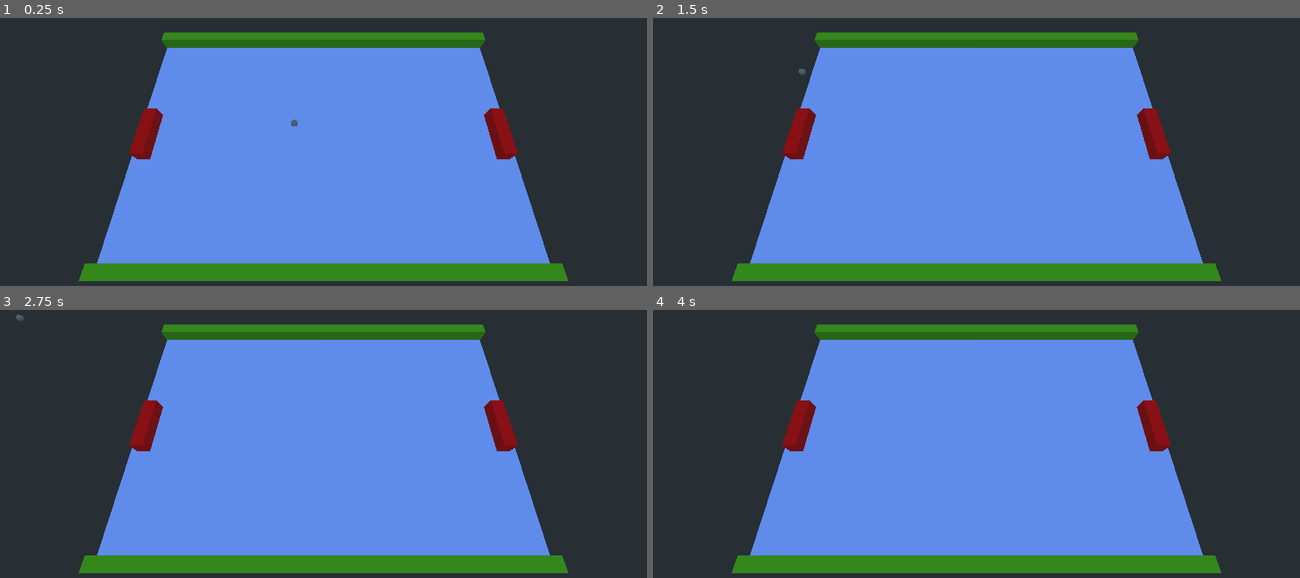
Above: before the commit, frames 1-4 (two rows, left to right).
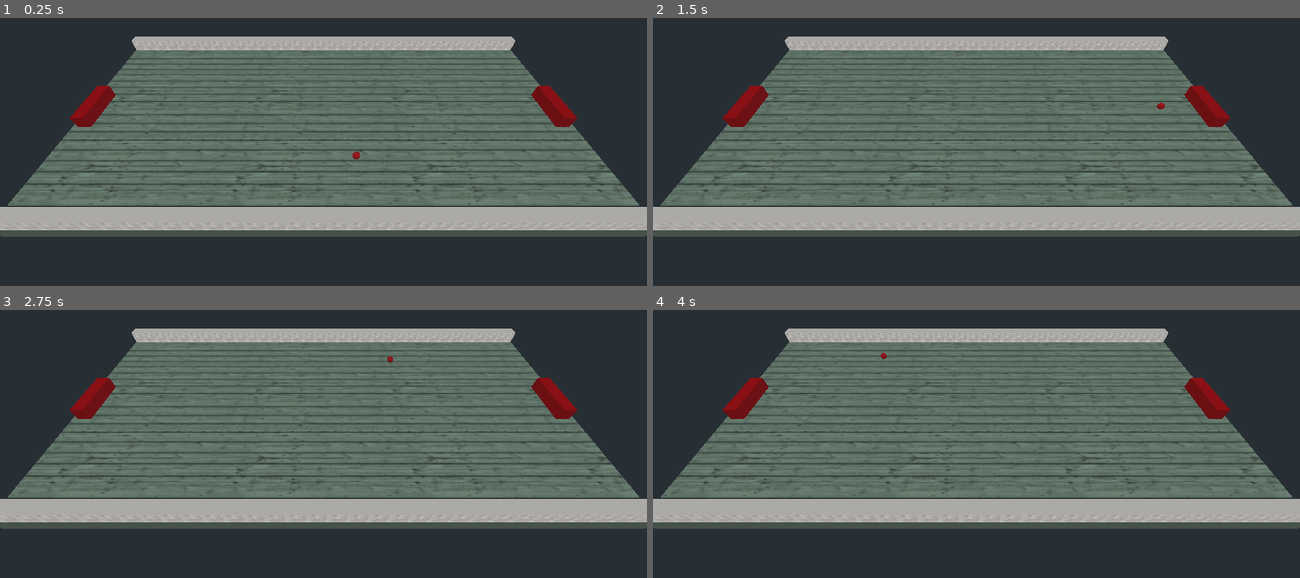
Above: after the commit, the same moments.

Repository: skarjalainen/godot-pong3d
Game: Godot game, scene res://src/Root.tscn
The game is run twice, just before and just after one commit, with the same random seed, the same clock (stepped at 60 frames per second) and the same inputs.
Inputs:
- Up to frame 1 (0.25 s): no input
- Up to frame 2 (1.5 s): tap Enter at 0.5 s; tap Space at 1.25 s
- Up to frame 3 (2.75 s): tap Enter at 2 s
- Up to frame 4 (4 s): tap Space at 3.5 s

The runs differ from the first frame. In frame 1, 72% of the frame differs, in the area x 0-100%, y 5-99%; in frame 2, 72%; in frame 3, 72%, in the area x 0-100%, y 1-99%; in frame 4, 72%.

Commit message:
Add some textures, tweak game play

Diff:
--- a/res/materials/visual/wall.tres
+++ b/res/materials/visual/wall.tres
@@ -1,6 +1,8 @@
-[gd_resource type="SpatialMaterial" format=2]
+[gd_resource type="SpatialMaterial" load_steps=2 format=2]
+
+[ext_resource path="res://res/images/RockWall.jpg" type="Texture" id=1]
 
 [resource]
-albedo_color = Color( 0.32549, 0.647059, 0.0588235, 1 )
-normal_enabled = true
-normal_scale = 1.0
+flags_unshaded = true
+albedo_texture = ExtResource( 1 )
+uv1_scale = Vector3( 100, 2, 1 )
--- a/src/Ball.gd
+++ b/src/Ball.gd
@@ -1,6 +1,10 @@
 extends RigidBody
 
-
+#
 func _integrate_forces(state):
+	# Make ball accelerate on increasing rate
 	state.linear_velocity.x *= 1.001
 	state.linear_velocity.z *= 1.001
+	# Prevent ball from bouncing up, let it fall down from edge
+	if state.linear_velocity.y > 0:
+		state.linear_velocity.y = 0
--- a/src/Players/Player.gd
+++ b/src/Players/Player.gd
@@ -2,7 +2,7 @@
 extends KinematicBody
 
 var velocity = Vector3()
-export var ACCELERATION = 0.3
+export var ACCELERATION = 0.5
 export var player_id = "p1"
 
 
--- a/src/Root.tscn
+++ b/src/Root.tscn
@@ -1,28 +1,32 @@
-[gd_scene load_steps=16 format=2]
+[gd_scene load_steps=17 format=2]
 
 [ext_resource path="res://res/materials/visual/wall.tres" type="Material" id=1]
 [ext_resource path="res://res/materials/physics/bounce.tres" type="PhysicsMaterial" id=2]
 [ext_resource path="res://src/Players/Player.tscn" type="PackedScene" id=3]
 [ext_resource path="res://src/Ball.gd" type="Script" id=4]
+[ext_resource path="res://res/images/WoodPlanks.jpg" type="Texture" id=5]
 
 [sub_resource type="BoxShape" id=1]
-extents = Vector3( 0.5, 0.5, 15 )
+extents = Vector3( 0.5, 0.5, 20 )
 
 [sub_resource type="CubeMesh" id=2]
 material = ExtResource( 1 )
-size = Vector3( 1, 1, 30 )
+size = Vector3( 1, 1, 40 )
 
 [sub_resource type="PhysicsMaterial" id=3]
 friction = 0.0
 
 [sub_resource type="BoxShape" id=4]
-extents = Vector3( 10, 0.5, 15 )
+extents = Vector3( 20, 0.5, 10 )
+
+[sub_resource type="SpatialMaterial" id=12]
+albedo_color = Color( 0.847059, 0.823529, 0.729412, 1 )
+albedo_texture = ExtResource( 5 )
+uv1_scale = Vector3( 10, 5, 0 )
 
 [sub_resource type="CubeMesh" id=5]
-size = Vector3( 21, 1, 30 )
-
-[sub_resource type="SpatialMaterial" id=6]
-albedo_color = Color( 0.588235, 0.662745, 1, 1 )
+material = SubResource( 12 )
+size = Vector3( 40, 1, 21 )
 
 [sub_resource type="PhysicsMaterial" id=7]
 friction = 0.0
@@ -36,8 +40,7 @@
 [sub_resource type="Skin" id=10]
 
 [sub_resource type="SpatialMaterial" id=11]
-albedo_color = Color( 0.623529, 0.623529, 0.623529, 1 )
-metallic = 0.5
+albedo_color = Color( 0.921569, 0.0784314, 0.0784314, 1 )
 
 [node name="Root" type="Spatial"]
 
@@ -68,6 +71,7 @@
 material/0 = null
 
 [node name="Floor" type="StaticBody" parent="Level/Boundaries"]
+transform = Transform( -1.62921e-07, 0, 1, 0, 1, 0, -1, 0, -1.62921e-07, 0, 0, 0 )
 physics_material_override = SubResource( 3 )
 
 [node name="CollisionShape" type="CollisionShape" parent="Level/Boundaries/Floor"]
@@ -75,14 +79,13 @@
 
 [node name="MeshInstance" type="MeshInstance" parent="Level/Boundaries/Floor"]
 mesh = SubResource( 5 )
-material/0 = SubResource( 6 )
+material/0 = null
 
 [node name="Ball" type="RigidBody" parent="Level"]
-transform = Transform( 1, 0, 0, 0, 1, 0, 0, 0, 1, 0, 1, 0 )
+transform = Transform( 1, 0, 0, 0, 1, 0, 0, 0, 1, 6, 1, 0 )
 mass = 91.8367
 physics_material_override = SubResource( 7 )
-axis_lock_linear_y = true
-linear_velocity = Vector3( -4, 0, 10 )
+linear_velocity = Vector3( -4, 0, -10 )
 linear_damp = 0.0
 script = ExtResource( 4 )
 
@@ -96,11 +99,11 @@
 material/0 = SubResource( 11 )
 
 [node name="Player1" parent="Level" instance=ExtResource( 3 )]
-transform = Transform( 1, 0, 0, 0, 1, 0, 0, 0, 1, 0, 1, 14 )
+transform = Transform( 1, 0, 0, 0, 1, 0, 0, 0, 1, 0, 1, 19 )
 
 [node name="Player2" parent="Level" instance=ExtResource( 3 )]
-transform = Transform( 1, 0, 0, 0, 1, 0, 0, 0, 1, 0, 1, -14 )
+transform = Transform( 1, 0, 0, 0, 1, 0, 0, 0, 1, 0, 1, -19 )
 player_id = "p2"
 
 [node name="Camera" type="Camera" parent="."]
-transform = Transform( -1.62921e-07, -0.906308, 0.422618, 0, 0.422618, 0.906308, -1, 1.47657e-07, -6.88533e-08, 10, 20, 0 )
+transform = Transform( -1.62921e-07, -0.766045, 0.642788, 0, 0.642788, 0.766045, -1, 1.24805e-07, -1.04723e-07, 17, 16, 0 )
Binary file added: res/images/RockWall.jpg
Not shown, added: res/images/RockWall.jpg.import
Binary file added: res/images/WoodPlanks.jpg
Not shown, added: res/images/WoodPlanks.jpg.import
